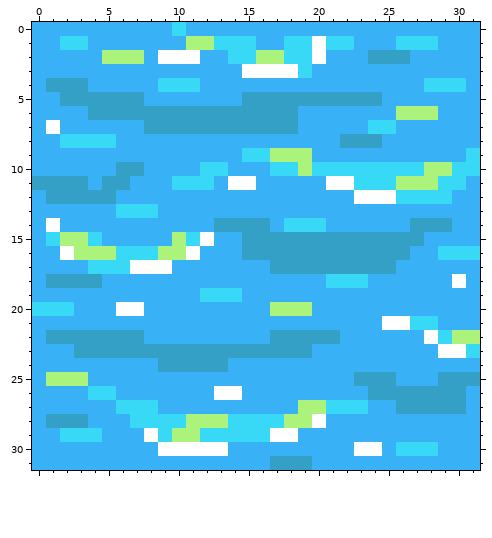
A pixel-art sprite gets an edit: asset/ocean2.png. The picture above was drawn from the file before the commit.
The file is 32x32 pixels.
And afterwards:
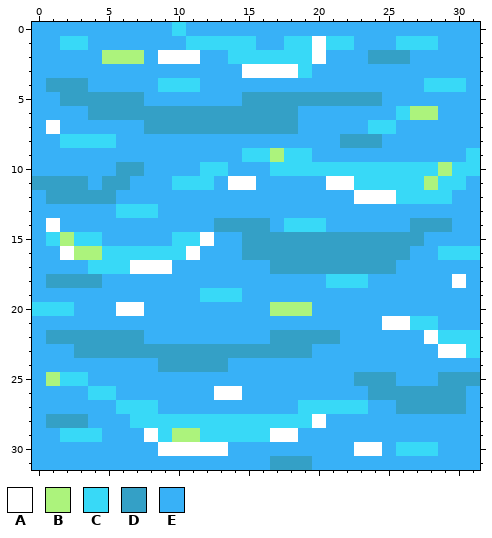
Palette (. is transparent): A #ffffff  B #acf37c  C #38d9f7  D #34a0c6  E #38b1f7
Changes in this commit:
y 1: x 11..12 BB -> CC
y 2: x 16..17 BB -> CC
y 6: x 26 B -> C
y 9: x 18..19 BB -> CC
y 10: x 19 B -> C; x 28 B -> C
y 11: x 26..27 BB -> CC
y 15: x 3 B -> C; x 10 B -> C
y 16: x 5 B -> C; x 9..10 BB -> CC
y 22: x 30..31 BB -> CC
y 25: x 2..3 BB -> CC
y 27: x 19..20 BB -> CC
y 28: x 11..13 BBB -> CCC; x 18..19 BB -> CC
